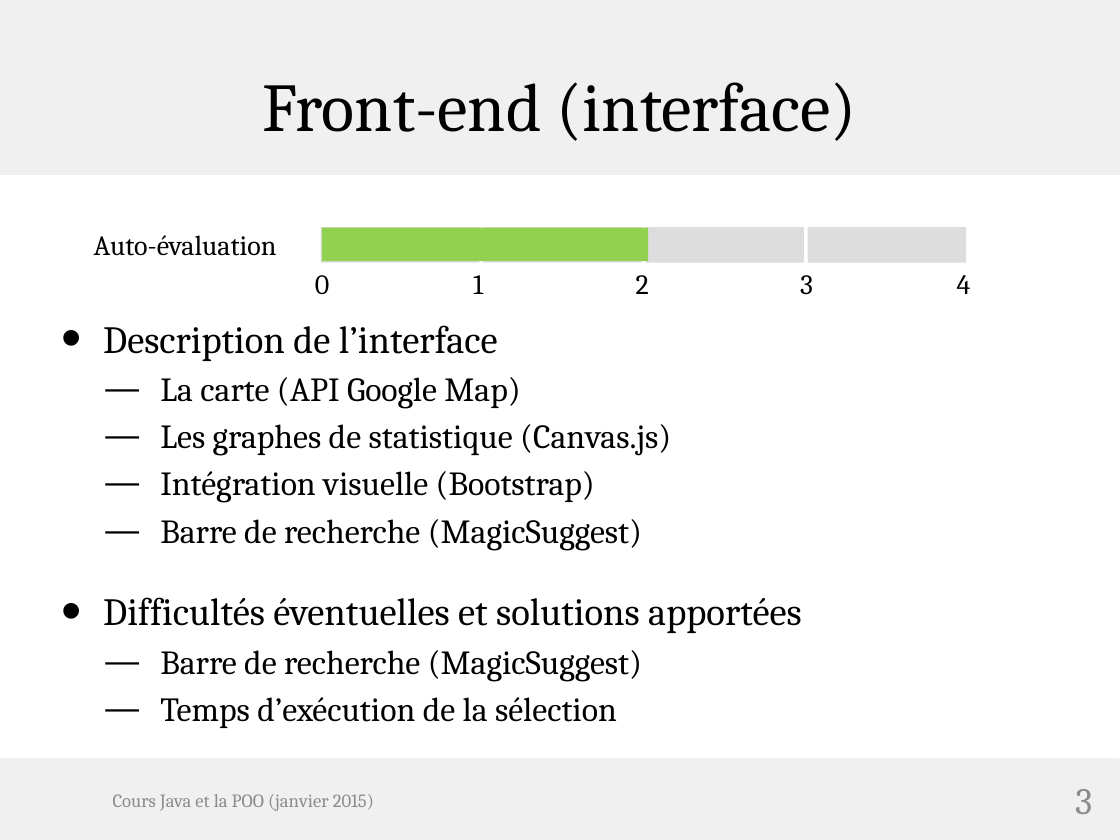
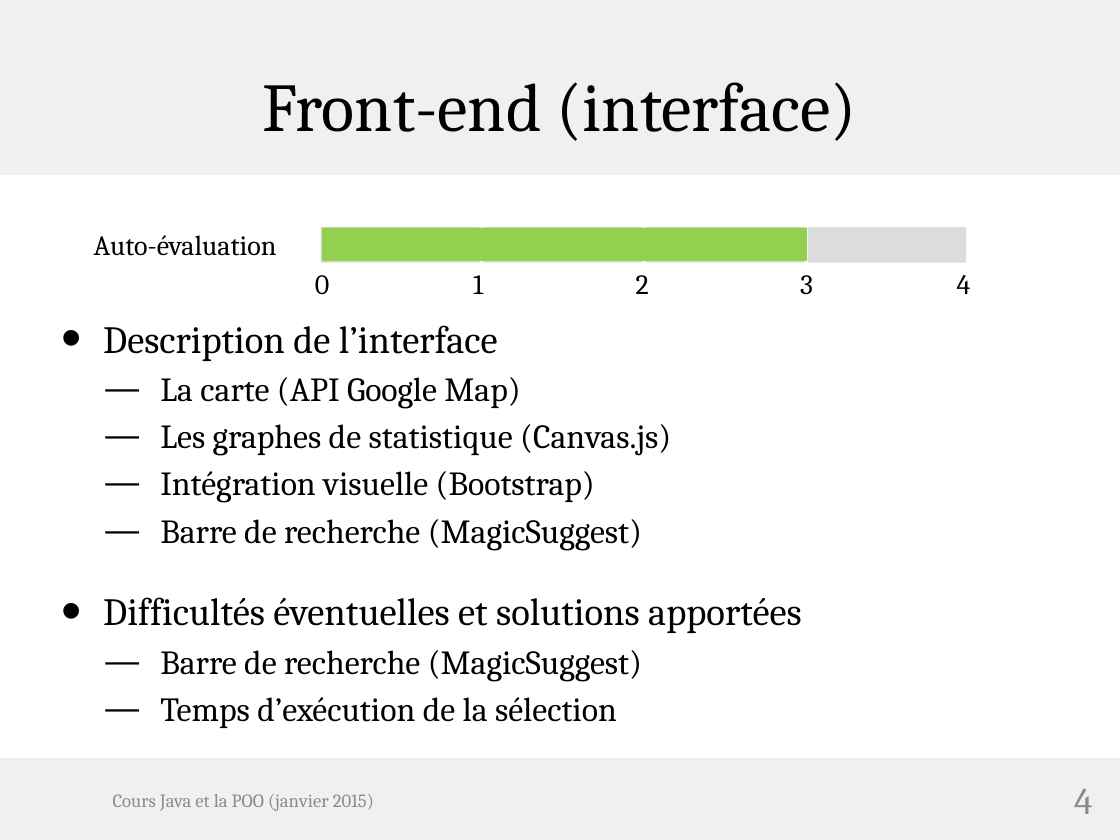
Before and after one commit to hugo-clems/projet-web, a slide deck: slide 4 of Oral Projet WEB .pptx (slide 3 before the commit). Drawn at 1120x840 pixels with LibreOffice and Linux fonts; fonts in the diff are those of the drawing; background and template pictures are left out. Boxes give left, top, right and bottom in pixels: in the first picture for what was removed or moved away, otherwise in the second. Text is boxed around its words. In the diff, an @@ line names an element or a change of style, - is before the commit and + after.

```diff
--- a/Oral Projet WEB .pptx
+++ b/Oral Projet WEB .pptx
@@ rectangle resized from (x1=321, y1=227, x2=647, y2=261) to (x1=321, y1=227, x2=806, y2=261) @@
@@ page number at (x1=1074, y1=789, x2=1092, y2=814): text changed @@
-3
+4
```
Also in this commit, not shown: 3 other slides changed, 1 slide added.
